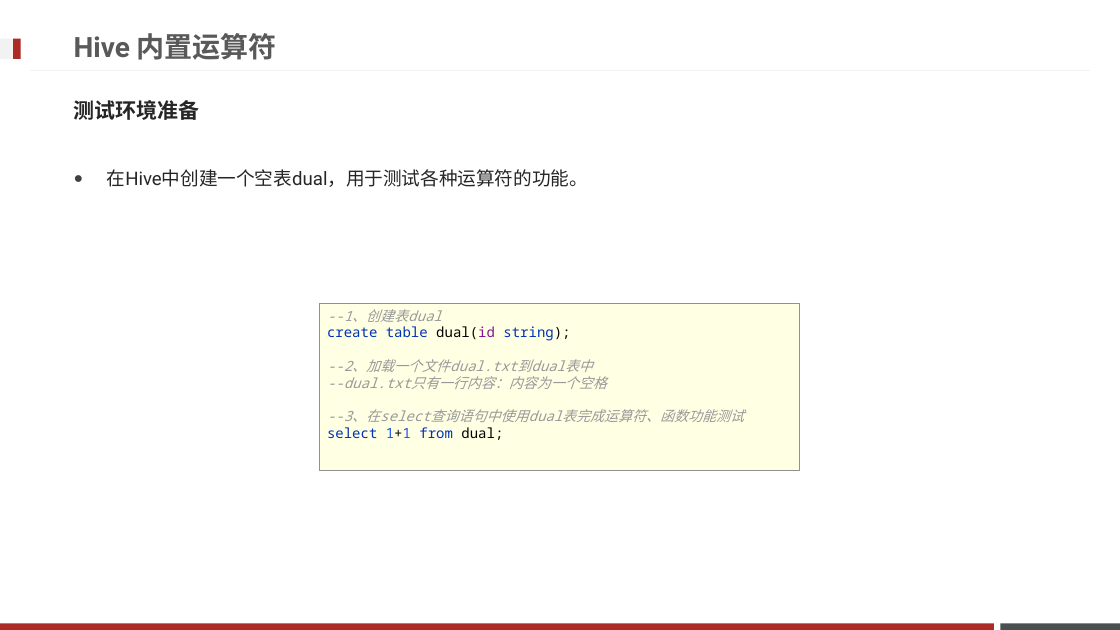
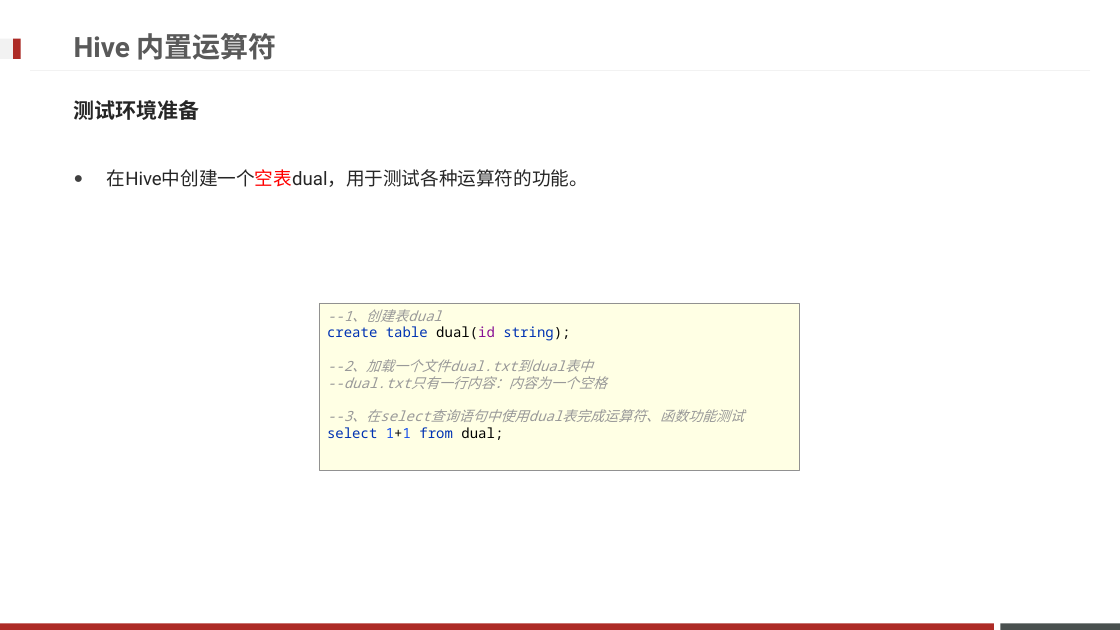
Before and after one commit to Legolas9999/big_data, a slide deck: slide 84 of Hadoop/大数据离线阶段--07(Hive DQL语法).pptx. Drawn at 1120x630 pixels with LibreOffice and Linux fonts; fonts in the diff are those of the drawing; background and template pictures are left out. Boxes give left, top, right and bottom in pixels: in the first picture for what was removed or moved away, otherwise in the second. Text is boxed around its words. In the diff, an @@ line names an element or a change of style, - is before the commit and + after.

```diff
--- a/Hadoop/大数据离线阶段--07(Hive DQL语法).pptx
+++ b/Hadoop/大数据离线阶段--07(Hive DQL语法).pptx
@@ text "在Hive中创建一个空表dual，用于测试各种运算符的功能。" at [107, 169, 588, 187]: text colour #262626 to #FF0000 in "在Hive中创建一个空表dual，用于测试各种运算符的功能。" @@
```
Also in this commit, not shown: 19 other slides changed.
